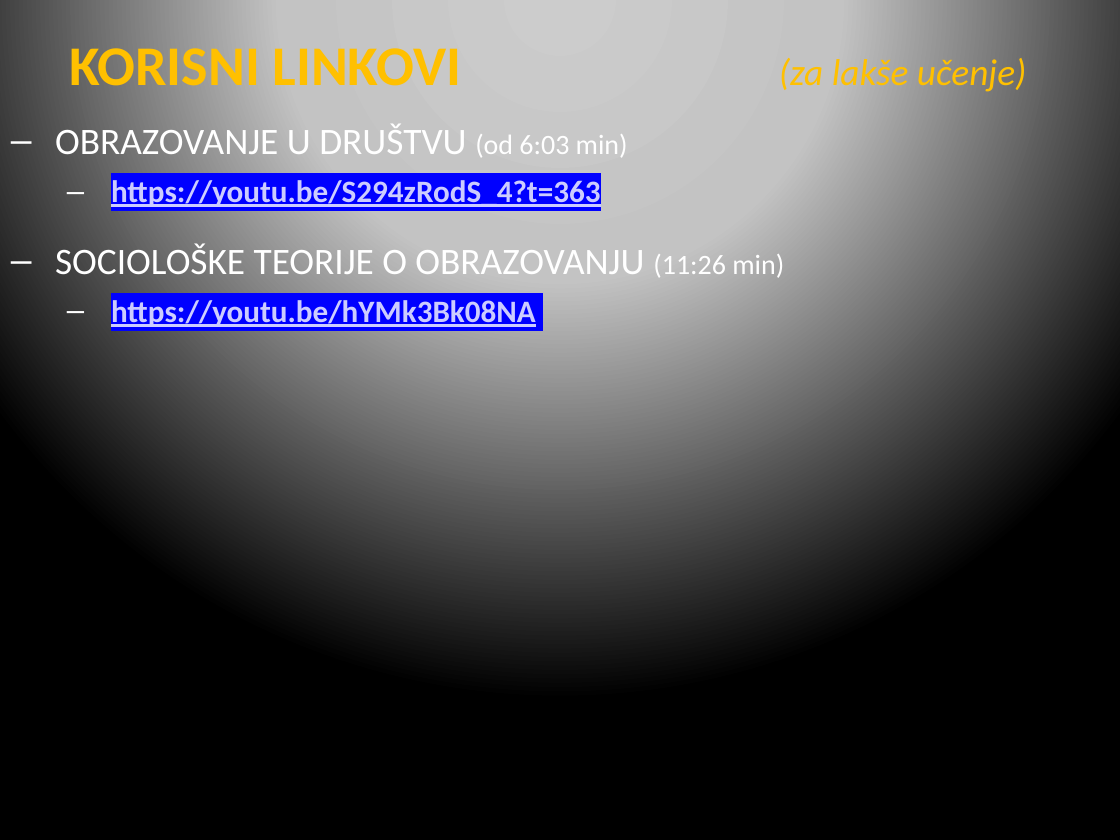
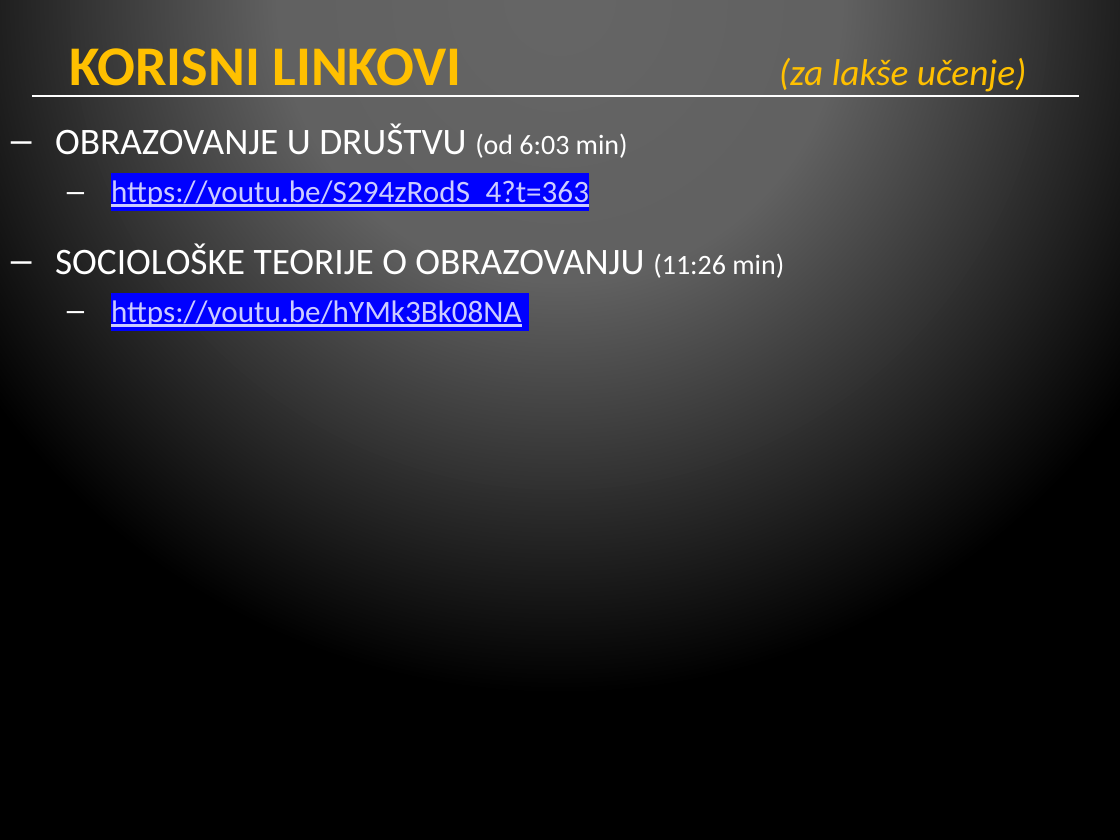
Before and after one commit to srednja-skola/sociologija, a slide deck: slide 12 of data/pptx/009_obrazovanje_i_skolstvo.pptx (slide 10 before the commit). Drawn at 1120x840 pixels with LibreOffice and Linux fonts; fonts in the diff are those of the drawing; background and template pictures are left out. Boxes give left, top, right and bottom in pixels: in the first picture for what was removed or moved away, otherwise in the second. Text is boxed around its words. In the diff, an @@ line names an element or a change of style, - is before the commit and + after.

```diff
--- a/data/pptx/009_obrazovanje_i_skolstvo.pptx
+++ b/data/pptx/009_obrazovanje_i_skolstvo.pptx
@@ rectangle added at [0, 0, 1120, 840], fill #000000 at 50% opacity @@
@@ line added from (31, 96) to (1080, 96), #FFFFFF 1.5 pt @@
@@ text at [111, 180, 589, 327]: bold off in "https://youtu.be/S294zRodS_4?t=363", "https://youtu.be/hYMk3Bk08NA" @@
```
Also in this commit, not shown: 3 other slides changed, 3 slides added, 1 slide removed, 1 other file.
